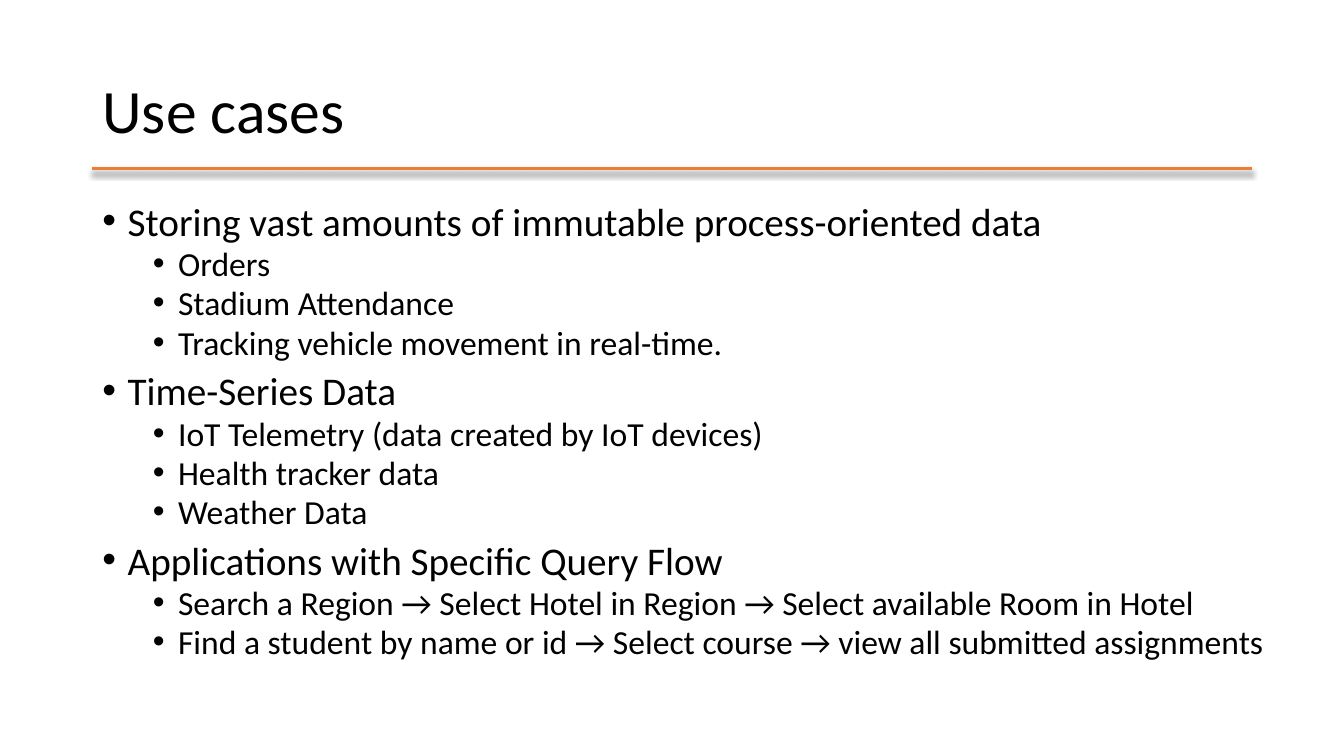
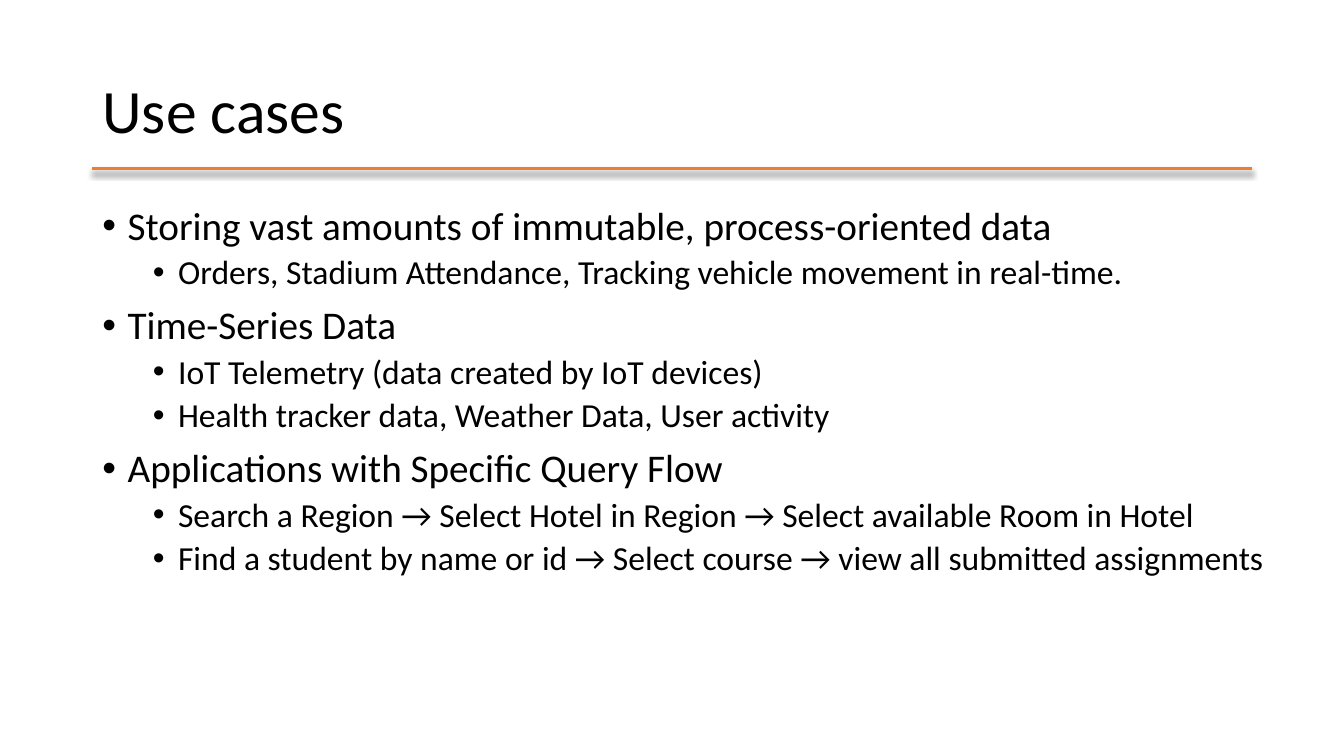
Before and after one commit to mafudge/ist769-old, a slide deck: slide 6 of content/G-Widecolumn/G-Widecolumn.pptx (slide 5 before the commit). Drawn at 1344x756 pixels with LibreOffice and Linux fonts; fonts in the diff are those of the drawing. Boxes give left, top, right and bottom in pixels: in the first picture for what was removed or moved away, otherwise in the second. Text is boxed around its words. In the diff, an @@ line names an element or a change of style, - is before the commit and + after.

```diff
--- a/content/G-Widecolumn/G-Widecolumn.pptx
+++ b/content/G-Widecolumn/G-Widecolumn.pptx
@@ text at (128,212,1122,290): text changed @@
-• Storing vast amounts of immutable process-oriented data
-  • Orders
-  • Stadium Attendance
-  • Tracking vehicle movement in real-time.
+• Storing vast amounts of immutable, process-oriented data
+  • Orders, Stadium Attendance, Tracking vehicle movement in real-time.
@@ text at (128,312,1263,576): line spacing 0.8 to 0.9 @@
@@ text at (178,403,829,433): text changed @@
-  • Health tracker data
-  • Weather Data
+  • Health tracker data, Weather Data, User activity
```
Also in this commit, not shown: 5 other slides changed, 67 slides added, 37 slides removed, 30 other files.
